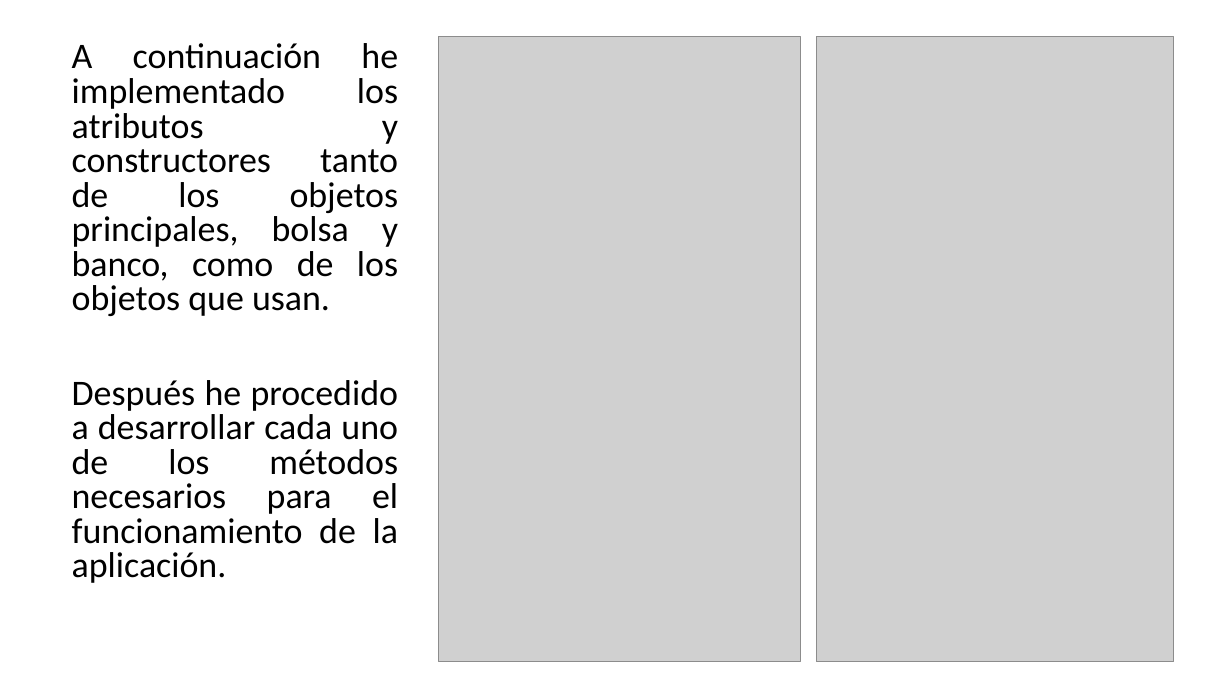
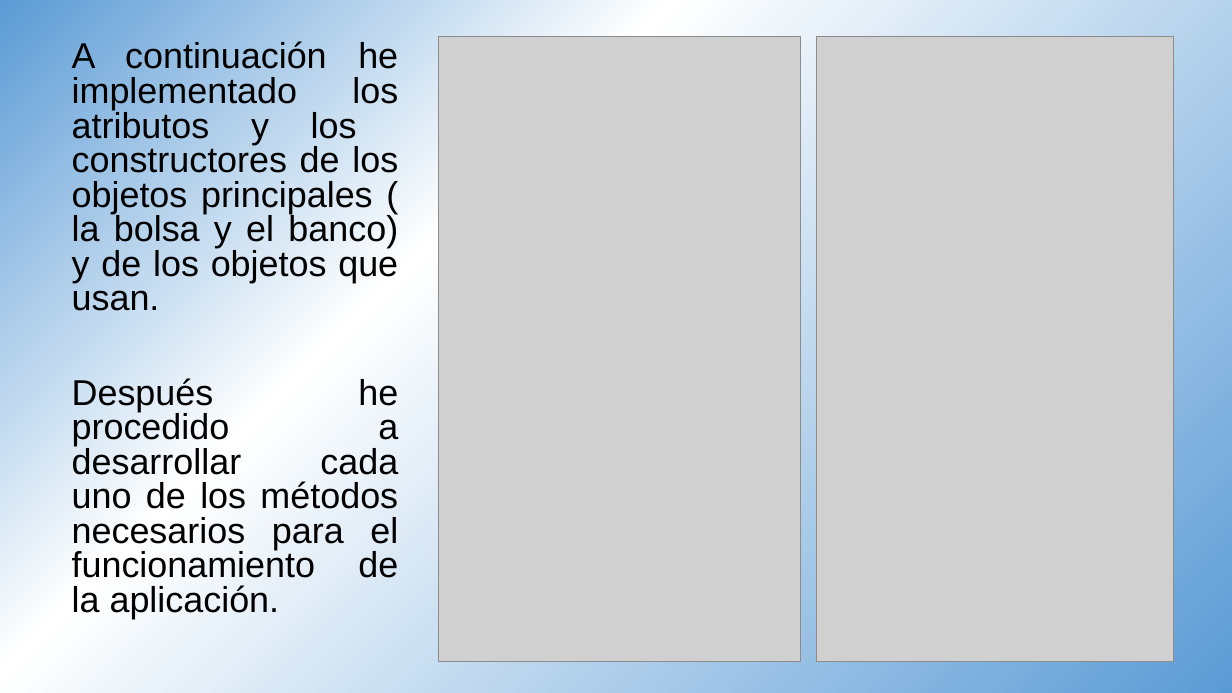
Before and after one commit to IhoFenixMFS/pracPOOjun18, a slide deck: slide 7 of poo.pptx. Drawn at 1232x693 pixels with LibreOffice and Linux fonts; fonts in the diff are those of the drawing; grey boxes stand for pictures. Boxes give left, top, right and bottom in pixels: in the first picture for what was removed or moved away, otherwise in the second. Text is boxed around its words. In the diff, an @@ line names an element or a change of style, - is before the commit and + after.

```diff
--- a/poo.pptx
+++ b/poo.pptx
@@ background #FFFFFF to gradient #5B9BD5 to #FFFFFF @@
@@ text at <box>72,41,398,311</box>: text changed; font Calibri to Arial @@
-A continuación he implementado los atributos y constructores tanto de los objetos principales, bolsa y banco, como de los objetos que usan.
+A continuación he implementado los atributos y los constructores de los objetos principales ( la bolsa y el banco) y de los objetos que usan.
@@ text at <box>72,378,398,619</box>: font Calibri to Arial in "Después he procedido a desarrollar cada uno ..." @@
```
Also in this commit, not shown: 11 other slides changed, 2 slides added, 1 slide removed.
